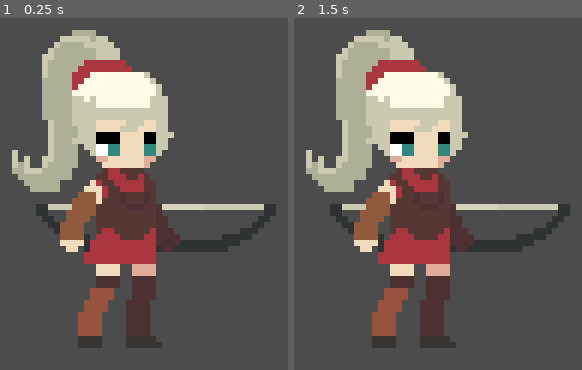
Above: before the commit, frames 1-2 (left to right).
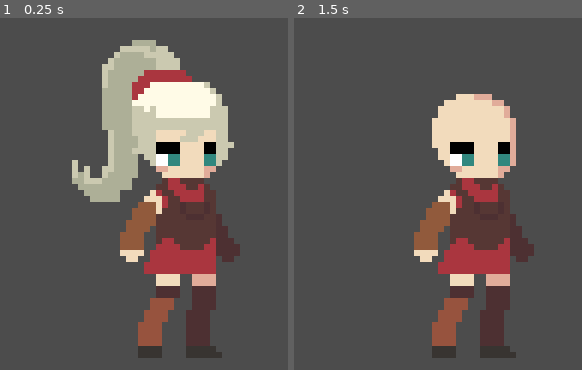
Above: after the commit, the same moments.

Repository: notapixelstudio/the_chosen_one
Game: Godot game, scene res://CharacterCreationRoom.tscn
Same seed, same stepped clock (60 frames per second), same inputs: the game is played once before the commit and once after it. Before the commit the project has no main scene; this scene is started directly in both runs.
Inputs (mouse positions are in pixels of both pictures, inside the frame that each line leads up to):
- Up to frame 1 (0.25 s): no input
- Up to frame 2 (1.5 s): tap Enter at 0.5 s; move the mouse to (446, 130) at 0.52 s; hold Space (ui_select) 0.53-1.25 s; click (446, 130) at 0.67 s; drag from (outside the picture) to (outside the picture) at 1.27 s

The runs differ from the first frame. In frame 1, 40% of the frame differs, in the area x 4-96%, y 3-97%; in frame 2, 37%.

Commit message:
Base organization for character creation room: press SPACE to remove the hair

Diff:
--- /dev/null
+++ b/CharacterCreationRoom.gd
@@ -0,0 +1,14 @@
+extends Node
+
+var Character
+var character
+
+func _ready():
+	Character = load('res://character/Character.gd').new().Character
+	character = Character.new()
+	$CharacterPreview.load_character(character)
+
+func _input(event):
+	if event.is_action_pressed('ui_select'):
+		character.features.hair = null
+		$CharacterPreview.update_preview()
--- a/CharacterCreationRoom.tscn
+++ b/CharacterCreationRoom.tscn
@@ -1,18 +1,12 @@
-[gd_scene load_steps=2 format=2]
+[gd_scene load_steps=3 format=2]
 
-[ext_resource path="res://assets/character/test.png" type="Texture" id=1]
+[ext_resource path="res://CharacterCreationRoom.gd" type="Script" id=1]
+[ext_resource path="res://character/CharacterPreview.tscn" type="PackedScene" id=2]
 
 [node name="CharacterCreationRoom" type="Node" index="0"]
 
-[node name="CharacterPreview" type="Node2D" parent="." index="0"]
+script = ExtResource( 1 )
 
-position = Vector2( 580, 225 )
-scale = Vector2( 3, 3 )
-_sections_unfolded = [ "Transform" ]
-__meta__ = {
-"_edit_group_": true
-}
+[node name="CharacterPreview" parent="." index="0" instance=ExtResource( 2 )]
 
-[node name="Sprite" type="Sprite" parent="CharacterPreview" index="0"]
-
-texture = ExtResource( 1 )
+position = Vector2( 610, 230 )
--- /dev/null
+++ b/character/Character.gd
@@ -0,0 +1,4 @@
+class Character:
+	var features = {
+		'hair': 'long'
+	}
--- /dev/null
+++ b/character/CharacterPreview.gd
@@ -0,0 +1,15 @@
+extends Node2D
+
+var character
+
+func load_character(ch):
+	character = ch
+	update_preview()
+
+func update_preview():
+	for feature in character.features:
+		var value = character.features[feature]
+		if value != null:
+			$features.get_node(feature).set_texture(load('res://assets/character/'+feature+'_'+value+'.png'))
+		else:
+			$features.get_node(feature).set_texture(null)
--- /dev/null
+++ b/character/CharacterPreview.tscn
@@ -0,0 +1,21 @@
+[gd_scene load_steps=3 format=2]
+
+[ext_resource path="res://character/CharacterPreview.gd" type="Script" id=1]
+[ext_resource path="res://assets/character/body.png" type="Texture" id=2]
+
+[node name="CharacterPreview" type="Node2D"]
+
+scale = Vector2( 3, 3 )
+script = ExtResource( 1 )
+_sections_unfolded = [ "Transform" ]
+__meta__ = {
+"_edit_group_": true
+}
+
+[node name="body" type="Sprite" parent="." index="0"]
+
+texture = ExtResource( 2 )
+
+[node name="features" type="Node2D" parent="." index="1"]
+
+[node name="hair" type="Sprite" parent="features" index="0"]
--- a/project.godot
+++ b/project.godot
@@ -11,6 +11,7 @@
 [application]
 
 config/name="The Chosen One"
+run/main_scene="res://CharacterCreationRoom.tscn"
 config/icon="res://icon.png"
 
 [display]
Binary file added: assets/character/body.png
Not shown, added: assets/character/body.png.import
Binary file added: assets/character/hair_long.png
Not shown, added: assets/character/hair_long.png.import
